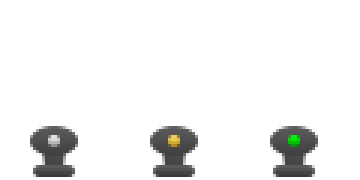
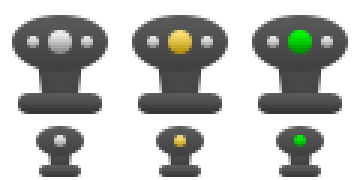
Layers edited between the first and the second 360 x 180 image:
painted on "top" (1st of 6, in "1x" › "inactive") over left=30, top=126, right=84, bottom=156
painted on "top" (2nd of 6, in "1x" › "working") over left=150, top=126, right=204, bottom=156
painted on "top" (3rd of 6, in "1x" › "active") over left=270, top=126, right=324, bottom=156
added group "inactive" (2nd of 2, in "2x") with 5 layers in group "2x" over left=12, top=15, right=108, bottom=114
added layer "dials" (1st of 3, in "2x" › "inactive") in group "inactive" over left=27, top=36, right=93, bottom=48
added layer "top" (4th of 6, in "2x" › "inactive") in group "inactive" over left=12, top=15, right=108, bottom=72
added layer "base" (4th of 6, in "2x" › "inactive") in group "inactive" over left=18, top=93, right=102, bottom=114
added layer "stem" (4th of 6, in "2x" › "inactive") in group "inactive" over left=36, top=51, right=84, bottom=96
added group "working" (2nd of 2, in "2x") with 5 layers in group "2x" over left=132, top=15, right=228, bottom=114
added layer "top" (5th of 6, in "2x" › "working") in group "working" over left=132, top=15, right=228, bottom=72
added layer "base" (5th of 6, in "2x" › "working") in group "working" over left=138, top=93, right=222, bottom=114
added layer "stem" (5th of 6, in "2x" › "working") in group "working" over left=156, top=51, right=204, bottom=96
added group "active" (2nd of 2, in "2x") with 5 layers in group "2x" over left=252, top=15, right=348, bottom=114
added layer "top" (6th of 6, in "2x" › "active") in group "active" over left=252, top=15, right=348, bottom=72
added layer "base" (6th of 6, in "2x" › "active") in group "active" over left=258, top=93, right=342, bottom=114
added layer "stem" (6th of 6, in "2x" › "active") in group "active" over left=276, top=51, right=324, bottom=96
…and 14 more changes (5 added, 3 moved_by, 6 painted, 3 stack)
